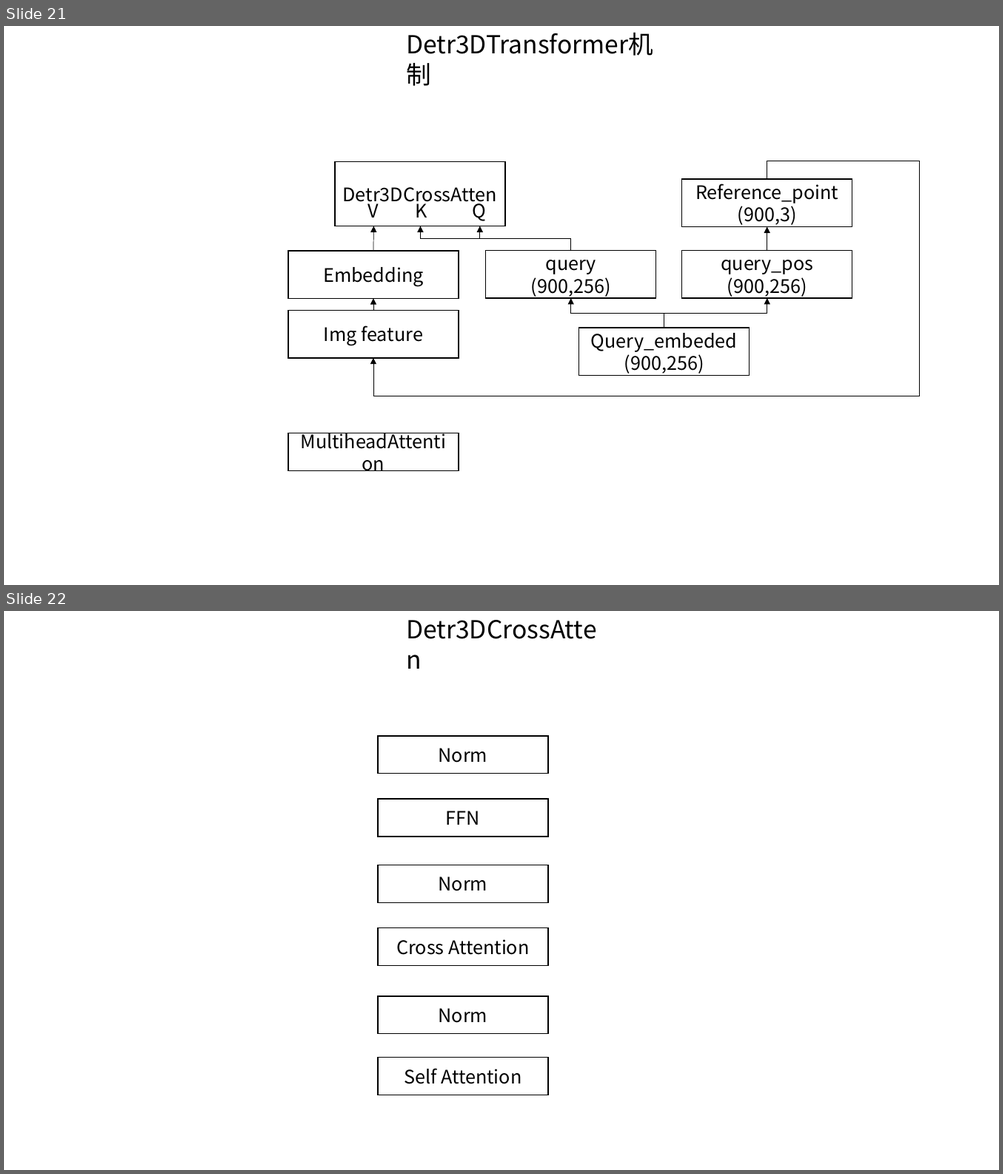
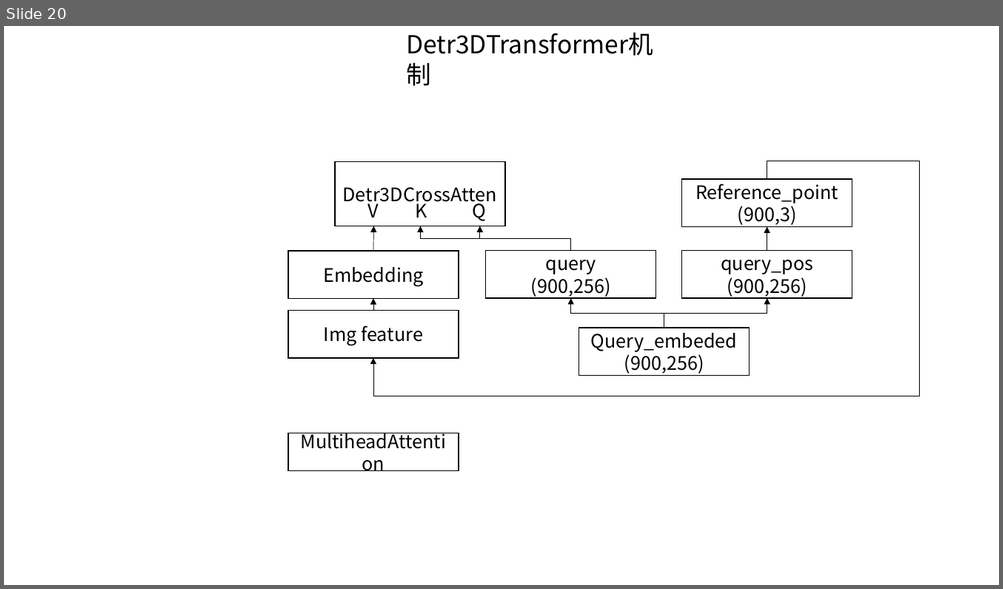
Before and after one commit to foxbao/mmlab_install, a slide deck: 数据集结构.pptx. Shown one above the other, each under a label of ours: slides 21 and 22 before the commit, slide 20 after it. The pictures are 1003x1174 and 1003x589 pixels, drawn with LibreOffice and Linux fonts; fonts in the diff are those of the drawing. Boxes give left, top, right and bottom in pixels: in the first picture for what was removed or moved away, otherwise in the second. Text is boxed around its words. In the diff, an @@ line names an element or a change of style, - is before the commit and + after.

```diff
--- a/数据集结构.pptx
+++ b/数据集结构.pptx
@@ slide 22 removed at box(4, 611, 999, 1170), background #FFFFFF @@
@@ text removed at box(398, 611, 609, 647) @@
-Detr3DCrossAtten
@@ rectangle removed at box(378, 736, 548, 774) @@
-Norm
@@ rectangle removed at box(378, 799, 548, 836) @@
-FFN
@@ rectangle removed at box(378, 866, 548, 903) @@
-Norm
@@ rectangle removed at box(378, 928, 548, 965) @@
-Cross Attention
@@ rectangle removed at box(378, 997, 548, 1034) @@
-Norm
@@ rectangle removed at box(378, 1058, 548, 1095) @@
-Self Attention
@@ what was slide 21 is now slide 20 @@
```
Also in this commit, not shown: 4 slides changed, 7 slides added, 1 other slide removed, 6 other files.
